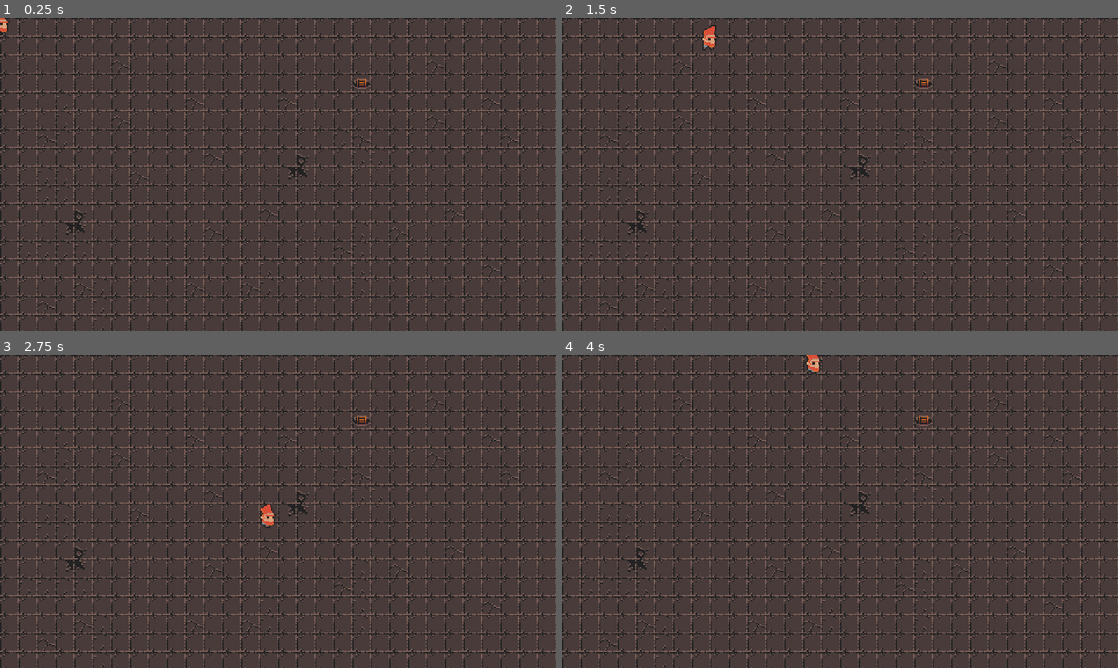
Above: before the commit, frames 1-4 (two rows, left to right).
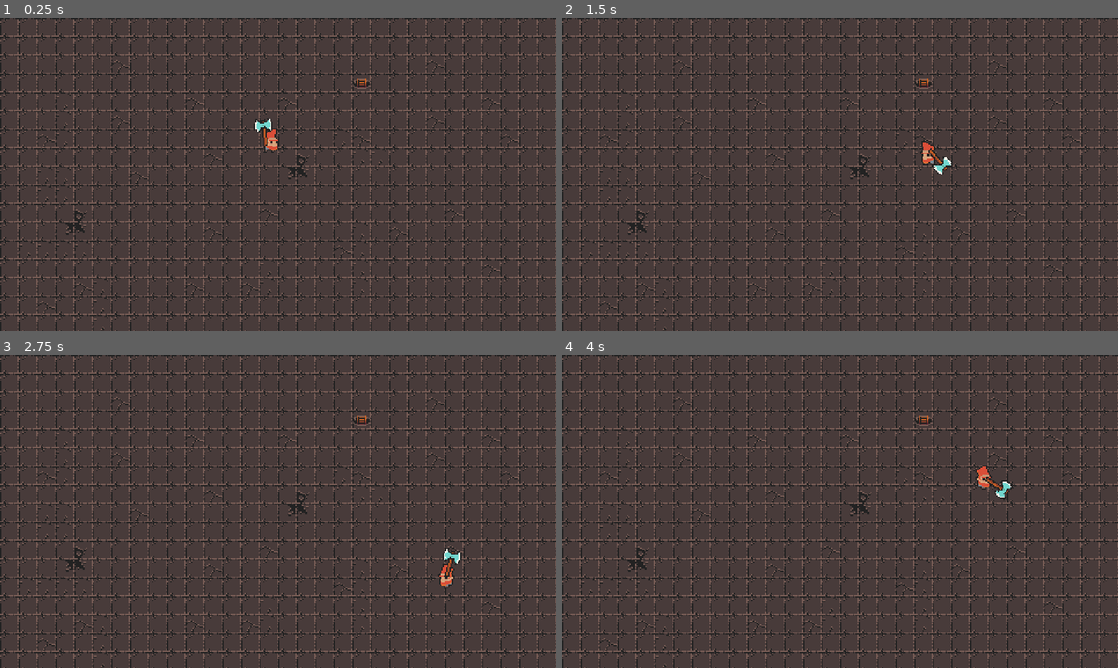
Above: after the commit, the same moments.

Repository: roanmorgan53/Clear-The-Keep
Game: Godot game, scene res://game.tscn
Two runs of this game, one before a commit and one after it. Both use one fixed random seed, a clock stepped at 60 frames per second and the inputs below.
Inputs (mouse positions are in pixels of both pictures, inside the frame that each line leads up to):
- Up to frame 1 (0.25 s): no input
- Up to frame 2 (1.5 s): tap Enter at 0.5 s; move the mouse to (962, 158) at 0.52 s; hold D (right) 0.53-1.28 s; click (962, 158) at 0.6 s; move the mouse to (728, 190) at 1.27 s; hold S (down) from 1.28 s (still down); click (728, 190) at 1.35 s
- Up to frame 3 (2.75 s): move the mouse to (333, 442) at 2.02 s; release S (down) at 2.03 s; hold D (right) from 2.03 s (still down); click (333, 442) at 2.1 s
- Up to frame 4 (4 s): move the mouse to (812, 574) at 2.77 s; release D (right) at 2.78 s; hold W (up) 2.78-3.53 s; click (812, 574) at 2.85 s; move the mouse to (1006, 558) at 3.52 s; hold A (left) from 3.53 s (still down); click (1006, 558) at 3.6 s

The runs differ from the first frame. In frame 1, 0.3% of the frame differs, in the area x 0-50%, y 0-44%; in frame 2, 0.4%, in the area x 25-71%, y 2-50%; in frame 3, 0.4%; in frame 4, 0.4%.

Commit message:
Weaponry Implemented Attack also has an animation

Diff:
--- a/Characters/Character.gd
+++ b/Characters/Character.gd
@@ -3,7 +3,7 @@
 class_name Character
 
 # Add variables that will assist with the physics of moving the character
-const FRICTION: float = 0.1
+const FRICTION: float = 0.15
 @export var acceleration: int = 20
 @export var max_speed: int = 100
 
--- a/Characters/Player/Player.gd
+++ b/Characters/Player/Player.gd
@@ -1,4 +1,7 @@
 extends Character
+
+@onready var axe: Node2D = get_node("Axe")
+@onready var axe_animation_player: AnimationPlayer = axe.get_node("WeaponAnimationPlayer")
 
 # handle which way the character is facing based on the position of the cursor
 func _process(delta: float) -> void:
@@ -8,6 +11,15 @@
 		animated_sprite.flip_h = false
 	elif mouse_direction.x < 0 and not animated_sprite.flip_h:
 		animated_sprite.flip_h = true
+
+	axe.rotation = mouse_direction.angle()
+	if axe.scale.y == 1 and mouse_direction.x < 0:
+		axe.scale.y = -1
+	elif axe.scale.y == -1 and mouse_direction.x > 0:
+		axe.scale.y = 1
+
+	if Input.is_action_just_pressed("attack") and not axe_animation_player.is_playing():
+		axe_animation_player.play("attack")
 
 # take in the input from the user
 func get_input() -> void:
--- a/Characters/Player/Player.tscn
+++ b/Characters/Player/Player.tscn
@@ -11,6 +11,7 @@
 [ext_resource type="Texture2D" uid="uid://dsgwpc2055uo4" path="res://Art/0x72_DungeonTilesetII_v1.7/0x72_DungeonTilesetII_v1.7/frames/dwarf_m_run_anim_f2.png" id="8_jftie"]
 [ext_resource type="Texture2D" uid="uid://bdl4tbeo48h56" path="res://Art/0x72_DungeonTilesetII_v1.7/0x72_DungeonTilesetII_v1.7/frames/dwarf_m_run_anim_f3.png" id="9_hxk7q"]
 [ext_resource type="Script" path="res://Characters/FiniteStateMachine.gd" id="11_dgsig"]
+[ext_resource type="Texture2D" uid="uid://b6qpa5nw1hl5f" path="res://Art/0x72_DungeonTilesetII_v1.7/0x72_DungeonTilesetII_v1.7/frames/weapon_double_axe.png" id="11_t28gl"]
 
 [sub_resource type="SpriteFrames" id="SpriteFrames_g1dqa"]
 animations = [{
@@ -49,6 +50,9 @@
 "speed": 9.0
 }]
 
+[sub_resource type="CircleShape2D" id="CircleShape2D_uoei4"]
+radius = 5.83095
+
 [sub_resource type="Animation" id="Animation_yh3r6"]
 resource_name = "idle"
 length = 0.6
@@ -59,18 +63,102 @@
 "idle": SubResource("Animation_yh3r6")
 }
 
+[sub_resource type="Animation" id="Animation_15ngp"]
+resource_name = "attack"
+length = 1.25
+step = 0.05
+tracks/0/type = "value"
+tracks/0/imported = false
+tracks/0/enabled = true
+tracks/0/path = NodePath("Node2D:rotation")
+tracks/0/interp = 1
+tracks/0/loop_wrap = true
+tracks/0/keys = {
+"times": PackedFloat32Array(0, 0.25, 0.6, 1.25),
+"transitions": PackedFloat32Array(1, 1, 1, 1),
+"update": 0,
+"values": [-1.45037, 2.0944, 2.0944, -1.45037]
+}
+tracks/1/type = "value"
+tracks/1/imported = false
+tracks/1/enabled = true
+tracks/1/path = NodePath("Node2D/Sprite2D:rotation")
+tracks/1/interp = 1
+tracks/1/loop_wrap = true
+tracks/1/keys = {
+"times": PackedFloat32Array(0.15, 0.4, 1.25),
+"transitions": PackedFloat32Array(1, 1, 1),
+"update": 0,
+"values": [0.0, 6.28319, 0.0]
+}
+
+[sub_resource type="Animation" id="Animation_wjlsc"]
+length = 0.001
+tracks/0/type = "value"
+tracks/0/imported = false
+tracks/0/enabled = true
+tracks/0/path = NodePath("Node2D:rotation")
+tracks/0/interp = 1
+tracks/0/loop_wrap = true
+tracks/0/keys = {
+"times": PackedFloat32Array(0),
+"transitions": PackedFloat32Array(1),
+"update": 0,
+"values": [-1.45037]
+}
+tracks/1/type = "value"
+tracks/1/imported = false
+tracks/1/enabled = true
+tracks/1/path = NodePath("Node2D/Sprite2D:rotation")
+tracks/1/interp = 1
+tracks/1/loop_wrap = true
+tracks/1/keys = {
+"times": PackedFloat32Array(0),
+"transitions": PackedFloat32Array(1),
+"update": 0,
+"values": [0.0]
+}
+
+[sub_resource type="AnimationLibrary" id="AnimationLibrary_2cwid"]
+_data = {
+"RESET": SubResource("Animation_wjlsc"),
+"attack": SubResource("Animation_15ngp")
+}
+
 [node name="Player" instance=ExtResource("1_pmixr")]
+collision_layer = 2
+collision_mask = 5
 script = ExtResource("1_r1m8k")
 
 [node name="AnimatedSprite2D" parent="." index="0"]
+position = Vector2(0, -5)
 sprite_frames = SubResource("SpriteFrames_g1dqa")
 animation = &"idle"
-frame_progress = 0.80911
+frame_progress = 0.980752
+
+[node name="CollisionShape2D" parent="." index="1"]
+position = Vector2(1, 1)
+shape = SubResource("CircleShape2D_uoei4")
 
 [node name="AnimationPlayer" parent="." index="2"]
 libraries = {
 "": SubResource("AnimationLibrary_wu4ak")
 }
 
-[node name="FiniteStateMachine" parent="." index="3"]
+[node name="Axe" type="Node2D" parent="." index="3"]
+
+[node name="Node2D" type="Node2D" parent="Axe" index="0"]
+rotation = -1.45037
+
+[node name="Sprite2D" type="Sprite2D" parent="Axe/Node2D" index="0"]
+position = Vector2(-4, 0)
+texture = ExtResource("11_t28gl")
+offset = Vector2(0, -9)
+
+[node name="WeaponAnimationPlayer" type="AnimationPlayer" parent="Axe" index="1"]
+libraries = {
+"": SubResource("AnimationLibrary_2cwid")
+}
+
+[node name="FiniteStateMachine" parent="." index="4"]
 script = ExtResource("11_dgsig")
--- a/game.tscn
+++ b/game.tscn
@@ -651,3 +651,4 @@
 tile_set = SubResource("TileSet_4nh3g")
 
 [node name="Player" parent="." instance=ExtResource("2_23u2p")]
+position = Vector2(233, 107)
--- a/project.godot
+++ b/project.godot
@@ -49,12 +49,18 @@
 , Object(InputEventKey,"resource_local_to_scene":false,"resource_name":"","device":-1,"window_id":0,"alt_pressed":false …(186 unchanged characters)…
 ]
 }
-click={
+attack={
 "deadzone": 0.5,
 "events": [Object(InputEventMouseButton,"resource_local_to_scene":false,"resource_name":"","device":-1,"window_id":0,"a …(253 unchanged characters)…
 ]
 }
 
+[layer_names]
+
+2d_physics/layer_1="World"
+2d_physics/layer_2="Player"
+2d_physics/layer_3="Enemy"
+
 [rendering]
 
 textures/canvas_textures/default_texture_filter=0
Not shown: 1 places in Characters/Player/Player.tscn that only renumber resources
